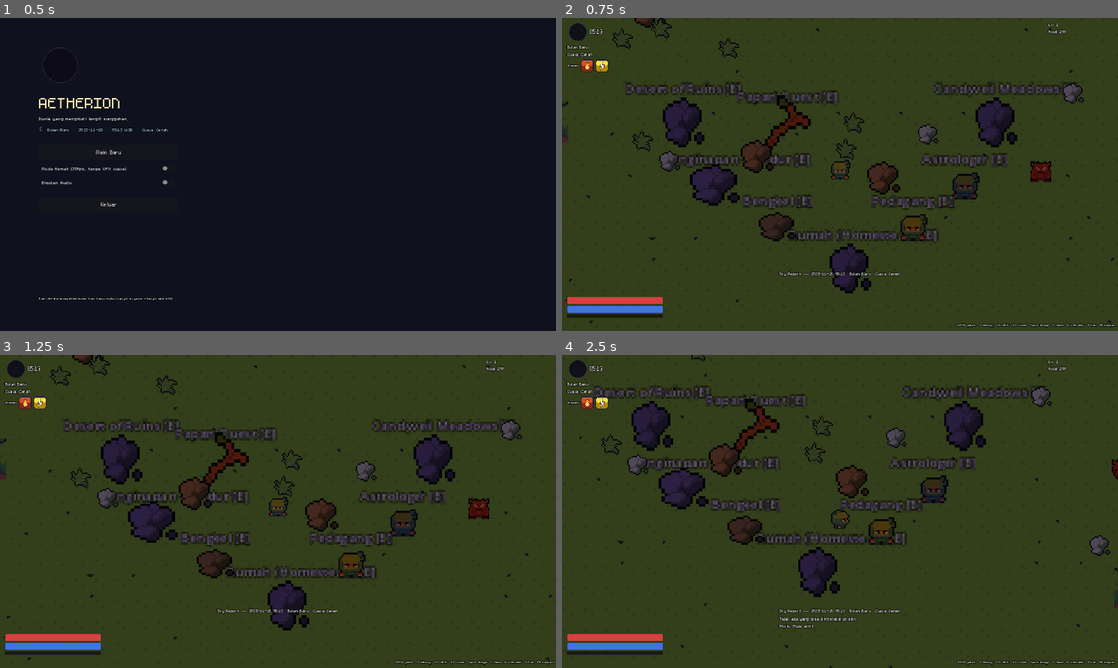
Above: before the commit, frames 1-4 (two rows, left to right).
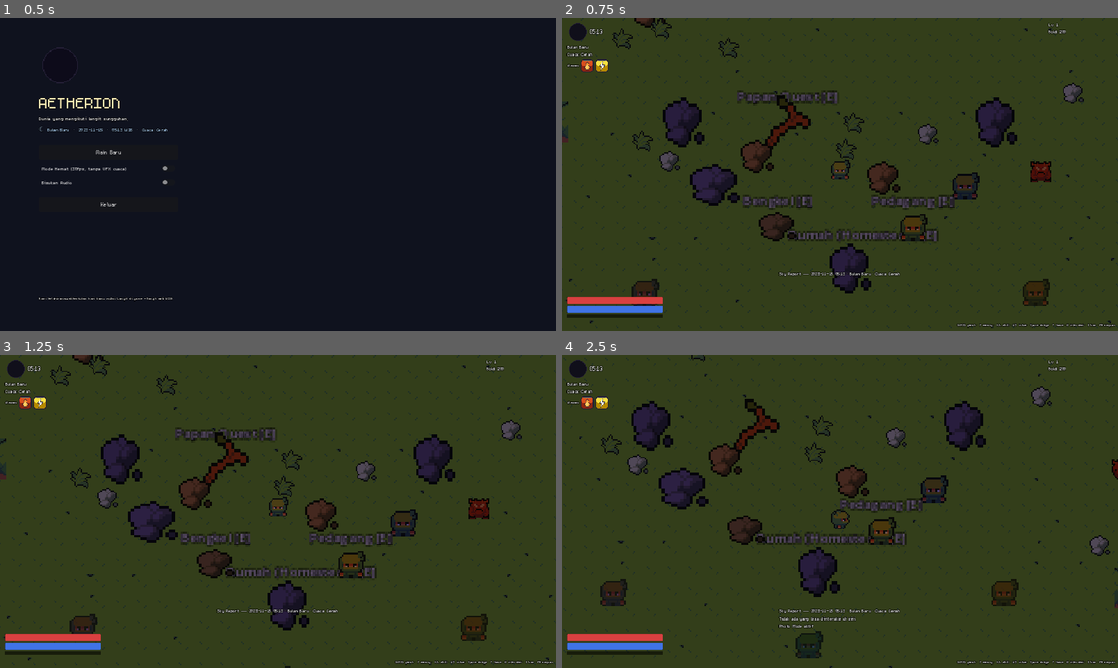
Above: after the commit, the same moments.

Repository: lifkieh/Aetherion
Game: Godot game, scene res://scenes/ui/MainMenu.tscn
Two runs of this game, one before a commit and one after it. Both use one fixed random seed, a clock stepped at 60 frames per second and the inputs below.
Inputs:
- Up to frame 1 (0.5 s): no input
- Up to frame 2 (0.75 s): click "Main Baru" at 0.5 s
- Up to frame 3 (1.25 s): no input
- Up to frame 4 (2.5 s): hold D (move_right) 1.28-2.03 s; hold E (interact) 1.28-2.03 s; tap P (photo_mode) at 1.55, 2.1 s; tap Enter at 2 s; hold S (move_down) from 2.03 s (still down); tap E (interact) at 2.3 s

Frame 1 is identical in both runs. In frame 2, 2.5% of the frame differs, in the area x 11-93%, y 20-92%; in frame 3, 2.5%; in frame 4, 3.7%, in the area x 5-88%, y 9-97%.

Commit message:
Feature: Echo Vendors (ghost player kiosks in hub, fixed-price wares) + proximity-based interactable labels (declutter hub); 119/119 tests
Co-Authored-By: Claude Opus 4.8 (1M context) <noreply@anthropic.com>

Diff:
--- a/game/autoload/Db.gd
+++ b/game/autoload/Db.gd
@@ -16,6 +16,7 @@
 var achievements: Array = []
 var quests: Array = []
 var fish: Array = []
+var echo_vendors: Array = []
 
 var _errors: Array[String] = []
 
@@ -36,6 +37,7 @@
 	achievements = _load_array("achievements.json")
 	quests = _load_array("quests.json")
 	fish = _load_array("fish.json")
+	echo_vendors = _load_array("echo_vendors.json")
 	if _errors.is_empty():
 		print("[Db] Loaded: %d monsters, %d items, %d skills, %d recipes, %d crops, %d scenarios" % [
 			monsters.size(), items.size(), skills.size(), recipes.size(), crops.size(), scenarios.size()])
--- /dev/null
+++ b/game/data/echo_vendors.json
@@ -0,0 +1,17 @@
+[
+  {
+    "id": "echo_mira", "name": "Gema: Mira sang Peramu", "tint": "b06ccc",
+    "greeting": "\"...aku pernah berdiri di sini. Ambillah raciankuku.\"",
+    "wares": [{"item": "greater_orb", "price": 300}, {"item": "mana_draught", "price": 40}]
+  },
+  {
+    "id": "echo_bramm", "name": "Gema: Bramm sang Penempa", "tint": "cc8a4a",
+    "greeting": "\"Baja tak pernah tidur. Begitu juga gemaku.\"",
+    "wares": [{"item": "copper_sword", "price": 220}, {"item": "saddle", "price": 400}]
+  },
+  {
+    "id": "echo_sol", "name": "Gema: Sol sang Pemancing", "tint": "4a9acc",
+    "greeting": "\"Langit menuntun ikan. Umpan ini untukmu, pengelana.\"",
+    "wares": [{"item": "star_bait", "price": 180}, {"item": "fishing_rod", "price": 120}]
+  }
+]
--- a/game/scenes/Main.gd
+++ b/game/scenes/Main.gd
@@ -335,6 +335,14 @@
 		add_child(pond)
 		pond.setup("pond")
 		pond.global_position = center + p
+	# Echo Vendors — ghost kiosks that make the hub feel lived-in
+	var evs := Db.echo_vendors
+	var ev_spots := [Vector2(-150, 90), Vector2(150, 90), Vector2(0, 130)]
+	for i in range(min(evs.size(), ev_spots.size())):
+		var ev := preload("res://scenes/world/EchoVendor.tscn").instantiate()
+		add_child(ev)
+		ev.setup(evs[i])
+		ev.global_position = center + ev_spots[i]
 
 func _add_gather_node(holder: Node2D, kind: String, pos: Vector2) -> void:
 	var node := preload("res://scenes/world/GatherNode.tscn").instantiate()
--- a/game/scenes/homestead/Portal.gd
+++ b/game/scenes/homestead/Portal.gd
@@ -20,6 +20,17 @@
 	sprite.scale = Vector2(2.0, 2.4)
 	sprite.modulate = Color(0.5, 0.4, 0.7)
 
+var _lbl_cd := 0.0
+
+func _process(delta: float) -> void:
+	_lbl_cd -= delta
+	if _lbl_cd > 0.0:
+		return
+	_lbl_cd = 0.15
+	var p := get_tree().get_first_node_in_group("player")
+	if p and label:
+		label.visible = global_position.distance_to(p.global_position) < 80.0
+
 func interact() -> void:
 	get_tree().paused = false
 	get_tree().change_scene_to_file(target_scene)
--- a/game/scenes/ui/MenuUI.gd
+++ b/game/scenes/ui/MenuUI.gd
@@ -138,6 +138,32 @@
 		"pedia": _build_pedia()
 		"quest": _build_quests()
 		"sky": _build_sky()
+		"echo": _build_echo()
+
+func _build_echo() -> void:
+	var d: Dictionary = _ctx if _ctx is Dictionary else {}
+	title.text = d.get("name", "Gema Pedagang")
+	var greet := _mk_label(d.get("greeting", ""), 14)
+	greet.autowrap_mode = TextServer.AUTOWRAP_WORD
+	greet.custom_minimum_size = Vector2(500, 0)
+	greet.add_theme_color_override("font_color", Color(0.75, 0.7, 0.95))
+	content.add_child(greet)
+	content.add_child(_mk_label("— Kios —", 16))
+	for w in d.get("wares", []):
+		var h := _row()
+		var id: String = w.get("item", "")
+		var price: int = int(w.get("price", 0))
+		var l := _mk_label("%s — %dG" % [Db.item_name(id), price], 14)
+		l.custom_minimum_size = Vector2(320, 0)
+		h.add_child(l)
+		h.add_child(_btn("Beli", func():
+			if PlayerData.spend_gold(price):
+				PlayerData.add_item(id, 1)
+				EventBus.toast.emit("Membeli %s dari gema." % Db.item_name(id))
+				Audio.play_sfx("coin")
+				_rebuild()
+			else:
+				EventBus.toast.emit("Gold tidak cukup.")))
 
 func _build_sky() -> void:
 	title.text = "Menara Astrologer"
--- /dev/null
+++ b/game/scenes/world/EchoVendor.gd
@@ -0,0 +1,49 @@
+extends Node2D
+## Echo Vendor (GDD v0.2 §10.6) — a static "ghost" of another player that makes
+## the offline hub feel lived-in. Interact to browse their kiosk (fixed prices).
+
+var data: Dictionary = {}
+
+@onready var sprite: Sprite2D = $Sprite
+@onready var label: Label = $Label
+
+func setup(d: Dictionary) -> void:
+	data = d
+	if is_inside_tree():
+		_build()
+
+func _ready() -> void:
+	add_to_group("interactable")
+	if not data.is_empty():
+		_build()
+
+func _build() -> void:
+	var at := AtlasTexture.new()
+	at.atlas = load("res://assets/game/sprites/player/idle.png")
+	at.region = Rect2(0, 0, 16, 16)
+	sprite.texture = at
+	sprite.scale = Vector2(1.4, 1.4)
+	var tint: String = data.get("tint", "ffffff")
+	sprite.modulate = Color(tint)
+	sprite.modulate.a = 0.75   # ghostly
+	label.text = "%s [E]" % data.get("name", "Gema")
+	# gentle bobbing so it reads as a spectral echo
+	var tw := create_tween().set_loops()
+	tw.tween_property(sprite, "position:y", -3.0, 1.2).as_relative().set_trans(Tween.TRANS_SINE)
+	tw.tween_property(sprite, "position:y", 3.0, 1.2).as_relative().set_trans(Tween.TRANS_SINE)
+
+var _lbl_cd := 0.0
+
+func _process(delta: float) -> void:
+	_lbl_cd -= delta
+	if _lbl_cd > 0.0:
+		return
+	_lbl_cd = 0.15
+	var p := get_tree().get_first_node_in_group("player")
+	if p and label:
+		label.visible = global_position.distance_to(p.global_position) < 80.0
+
+func interact() -> void:
+	var menu := get_tree().get_first_node_in_group("inventory_ui")
+	if menu and menu.has_method("open"):
+		menu.open("echo", data)
--- /dev/null
+++ b/game/scenes/world/EchoVendor.tscn
@@ -0,0 +1,21 @@
+[gd_scene load_steps=2 format=3]
+
+[ext_resource type="Script" path="res://scenes/world/EchoVendor.gd" id="1"]
+
+[node name="EchoVendor" type="Node2D"]
+y_sort_enabled = true
+script = ExtResource("1")
+
+[node name="Sprite" type="Sprite2D" parent="."]
+texture_filter = 1
+
+[node name="Label" type="Label" parent="."]
+offset_left = -80.0
+offset_top = -30.0
+offset_right = 80.0
+offset_bottom = -16.0
+theme_override_font_sizes/font_size = 10
+theme_override_constants/outline_size = 3
+theme_override_colors/font_outline_color = Color(0, 0, 0, 1)
+text = "[E]"
+horizontal_alignment = 1
--- a/game/scenes/world/Interactable.gd
+++ b/game/scenes/world/Interactable.gd
@@ -11,9 +11,20 @@
 	if is_inside_tree():
 		_build()
 
+var _lbl_cd := 0.0
+
 func _ready() -> void:
 	add_to_group("interactable")
 	_build()
+
+func _process(delta: float) -> void:
+	_lbl_cd -= delta
+	if _lbl_cd > 0.0:
+		return
+	_lbl_cd = 0.15
+	var p := get_tree().get_first_node_in_group("player")
+	if p and label:
+		label.visible = global_position.distance_to(p.global_position) < 72.0
 
 func _build() -> void:
 	if kind == "astrologer":
--- a/game/tests/TestRunner.gd
+++ b/game/tests/TestRunner.gd
@@ -55,6 +55,14 @@
 	check("candyveil loot table", Db.loot_table("candy_gummy_slime").size() > 0)
 	check("candyveil monster builds", not MonsterFactory.make("choco_bear").is_empty())
 	# Desert content + grounding science (Rock Golem resists lightning)
+	# Echo vendors + their wares resolve to real items
+	check("echo vendors loaded", Db.echo_vendors.size() >= 2)
+	var echo_ok := true
+	for v in Db.echo_vendors:
+		for w in v.get("wares", []):
+			if not Db.items.has(w.get("item", "")):
+				echo_ok = false
+	check("echo vendor wares are real items", echo_ok)
 	check("desert monster loaded", Db.monsters.has("rock_golem") and Db.monsters.has("dune_serpent"))
 	var golem := MonsterFactory.make("rock_golem", 20, 3)
 	check("rock golem carries lightning resist", golem.get("resist", {}).get("lightning", 0.0) > 0.5)
Not shown, added: reports/echo_vendors.png
Not shown, added: reports/hub_declutter.png
